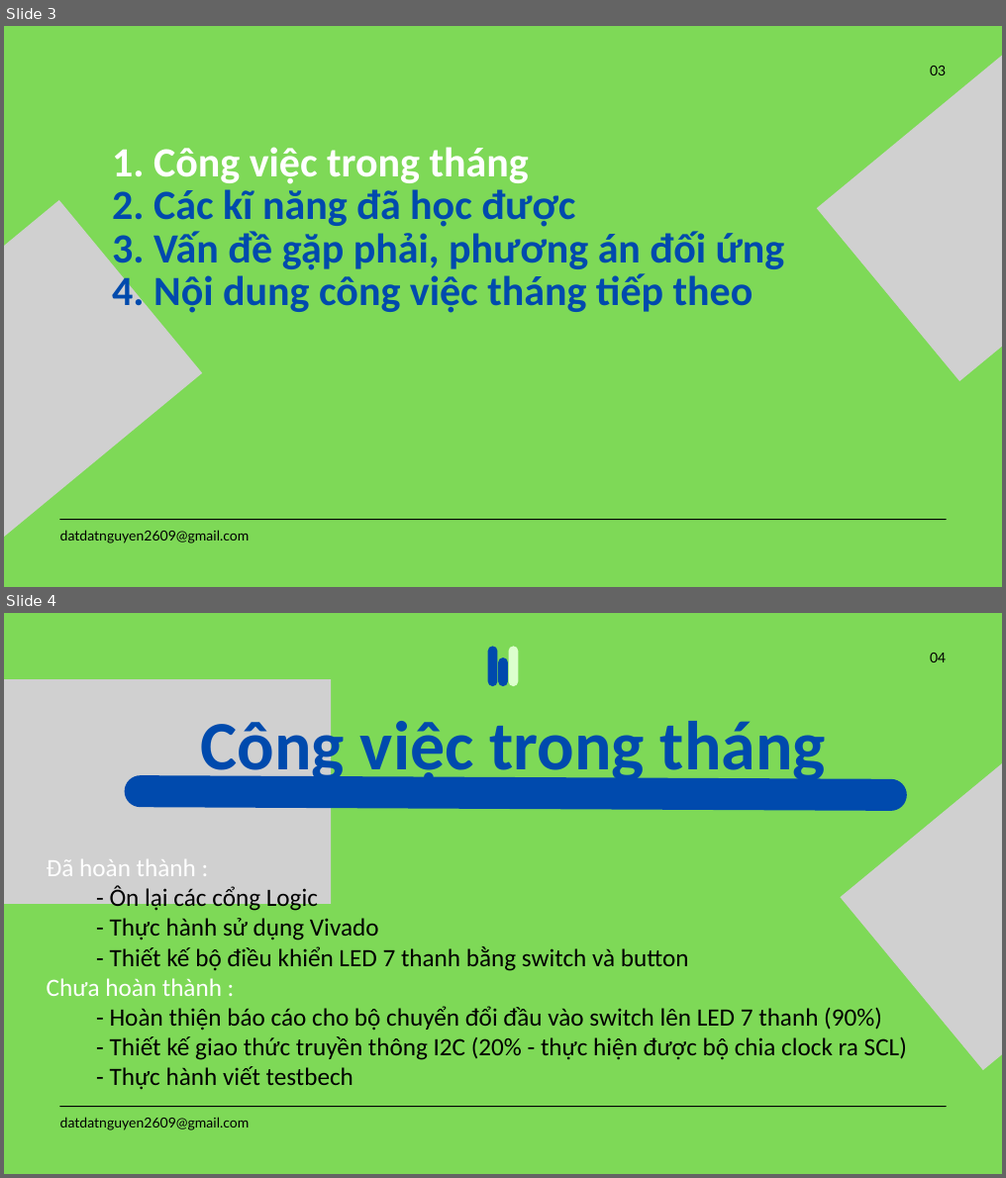
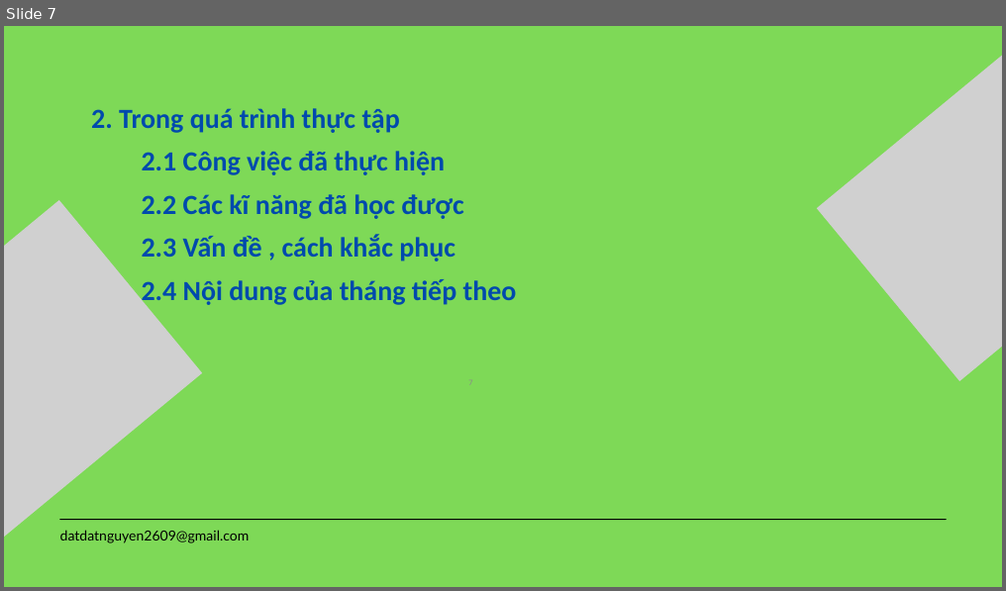
Before and after one commit to datdatnguyen2609/jit_intern, a slide deck: report/monthly_report/first_month_intern_report_nguyenthanhdat.pptx. Shown one above the other, each under a label of ours: slides 3 and 4 before the commit, slide 7 after it. The pictures are 1006x1178 and 1006x591 pixels, drawn with LibreOffice and Linux fonts; fonts in the diff are those of the drawing; grey boxes stand for pictures. Boxes give left, top, right and bottom in pixels: in the first picture for what was removed or moved away, otherwise in the second. Text is boxed around its words. In the diff, an @@ line names an element or a change of style, - is before the commit and + after.

```diff
--- a/report/monthly_report/first_month_intern_report_nguyenthanhdat.pptx
+++ b/report/monthly_report/first_month_intern_report_nguyenthanhdat.pptx
@@ slide 4 removed at (4,613,1002,1174), background #7ED957 @@
@@ line removed from (492, 681) to (492, 651) @@
@@ line removed from (503, 681) to (503, 663) @@
@@ line removed from (514, 681) to (514, 651) @@
@@ picture removed at (840,655,1002,1070) @@
@@ text removed at (930,653,945,663) @@
-04
@@ picture removed at (4,679,331,904) @@
@@ text removed at (201,712,826,786) @@
-Công việc trong tháng
@@ line removed from (141, 791) to (891, 795) @@
@@ text removed at (47,860,907,1090) @@
-Đã hoàn thành :
-- Ôn lại các cổng Logic
-- Thực hành sử dụng Vivado
-- Thiết kế bộ điều khiển LED 7 thanh bằng switch và button
-Chưa hoàn thành :
-- Hoàn thiện báo cáo cho bộ chuyển đổi đầu vào switch lên LED 7 thanh (90%)
-- Thiết kế giao thức truyền thông I2C (20% - thực hiện được bộ chia clock ra SCL)
-- Thực hành viết testbech
@@ line removed from (59, 1106) to (946, 1106) @@
@@ text removed at (60,1117,250,1131) @@
-datdatnguyen2609@gmail.com
@@ what was slide 3 is now slide 7 @@
@@ slide 7 changed as well @@
@@ text removed at (930,66,945,76) @@
-03
@@ text at (91,108,517,307): text changed; size 60 to 40 pt @@
-1. Công việc trong tháng
-2. Các kĩ năng đã học được
-3. Vấn đề gặp phải, phương án đối ứng
-4. Nội dung công việc tháng tiếp theo
+2. Trong quá trình thực tập
+2.1 Công việc đã thực hiện
+2.2 Các kĩ năng đã học được
+2.3 Vấn đề , cách khắc phục
+2.4 Nội dung của tháng tiếp theo
```
Also in this commit, not shown: 9 other slides changed, 11 slides added, 3 other slides removed, 4 other files.
